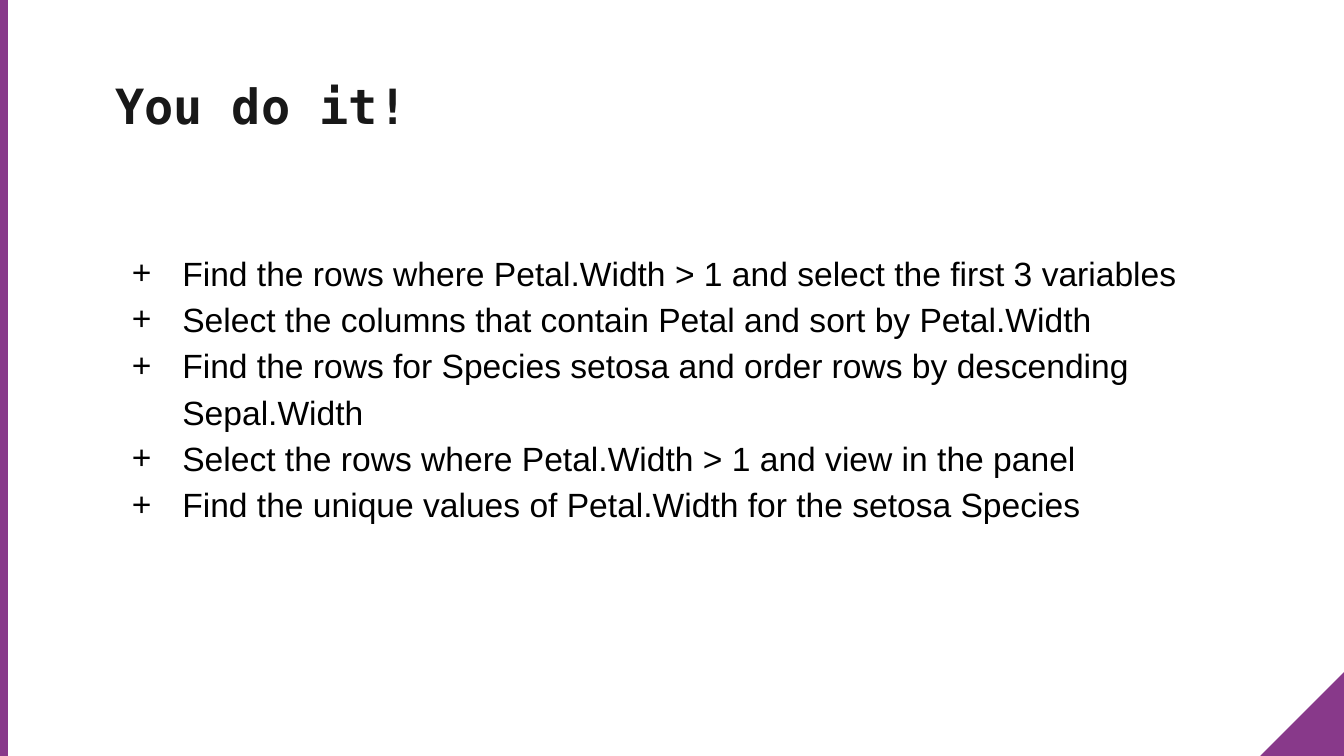
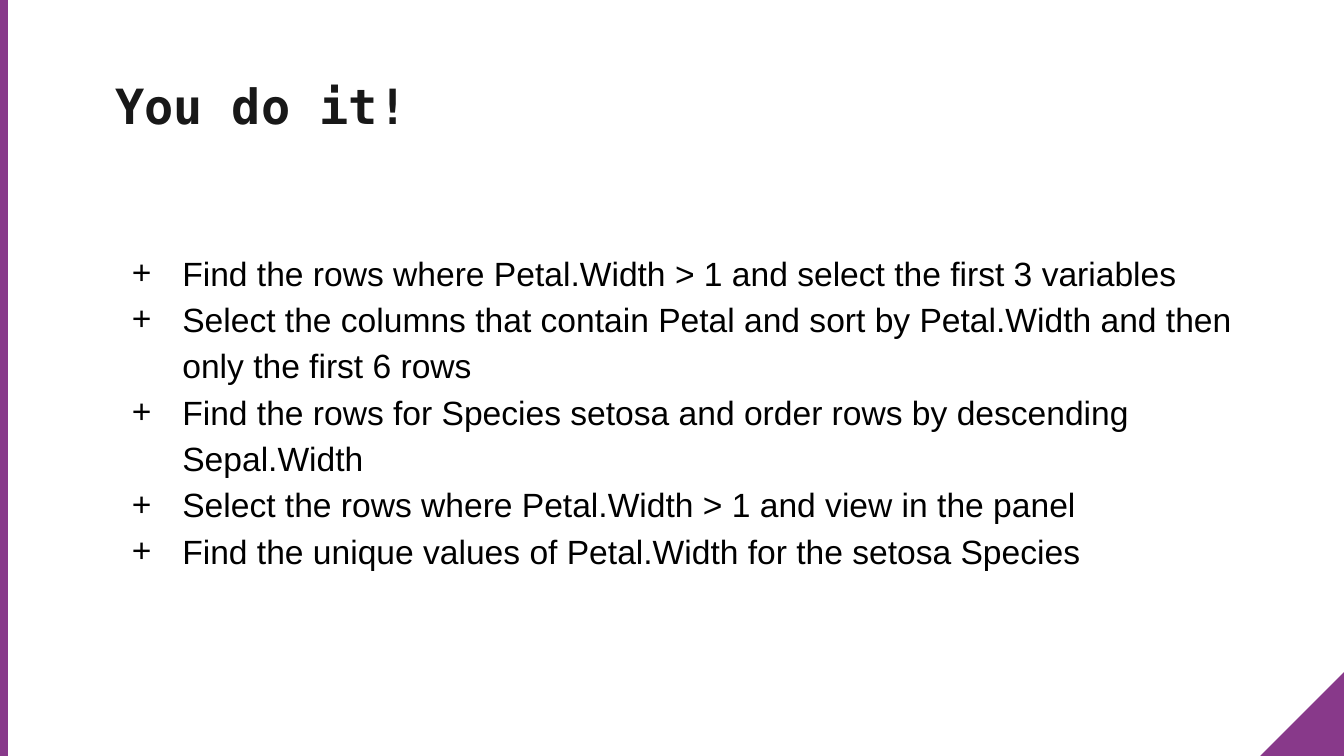
Before and after one commit to MeyerGrace/dive-into-dplyr, a slide deck: slide 23 of dive_into_dplyr.pptx. Drawn at 1344x756 pixels with LibreOffice and Linux fonts; fonts in the diff are those of the drawing; background and template pictures are left out. Boxes give left, top, right and bottom in pixels: in the first picture for what was removed or moved away, otherwise in the second. Text is boxed around its words. In the diff, an @@ line names an element or a change of style, - is before the commit and + after.

```diff
--- a/dive_into_dplyr.pptx
+++ b/dive_into_dplyr.pptx
@@ text at <box>182,307,1231,384</box>: text changed @@
-+ Select the columns that contain Petal and sort by Petal.Width
++ Select the columns that contain Petal and sort by Petal.Width and then only the first 6 rows
```
Also in this commit, not shown: 14 other slides changed, 2 other files.
